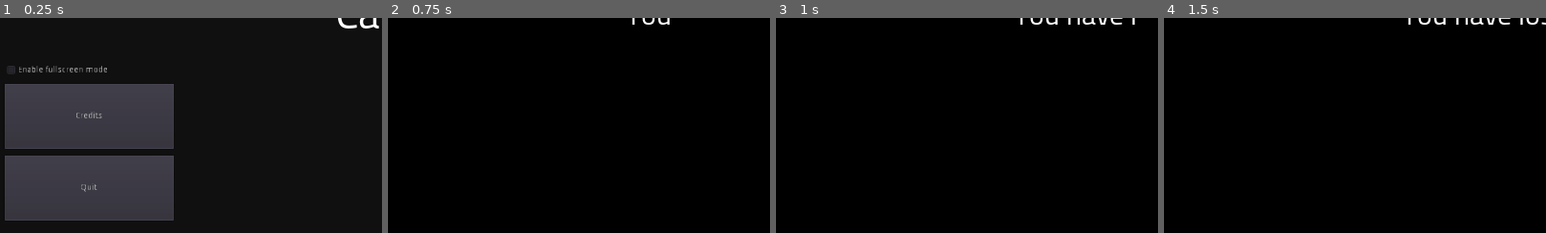
Above: before the commit, frames 1-4 (left to right).
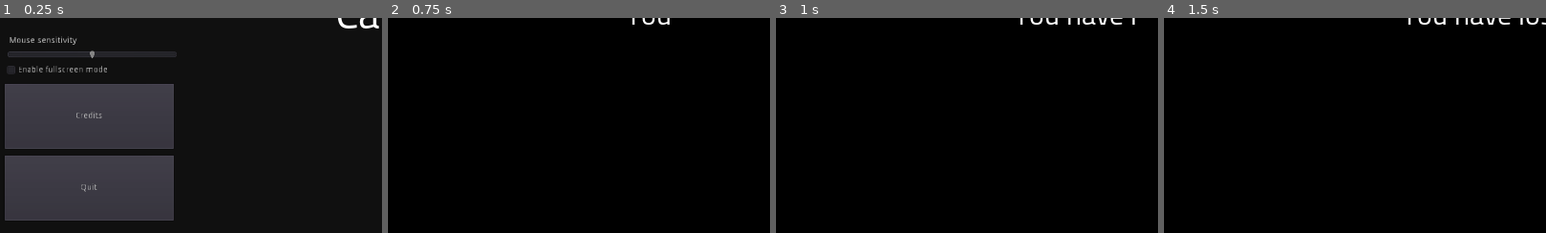
Above: after the commit, the same moments.

Repository: toolness/cat-in-the-coop
Game: Godot game, scene res://Menu.tscn
Two runs of this game, one before a commit and one after it. Both use one fixed random seed, a clock stepped at 60 frames per second and the inputs below.
Inputs (mouse positions are % of the whole screen's width and height, from its top left):
- Up to frame 1 (0.25 s): no input
- Up to frame 2 (0.75 s): click "Start game" at 0.5 s
- Up to frame 3 (1 s): no input
- Up to frame 4 (1.5 s): move the mouse to (55, 50) at 1.27 s; hold W (movement_forward) from 1.28 s (still down); click (55, 50) at 1.35 s
The pictures show only the part of the screen within x 1-51%, y 50-100%; the shares and areas given below are measured in that part.

The runs differ from the first frame. In frame 1, 1.1% of the frame differs, in the area x 2-47%, y 8-19%; in frame 2, nothing differs; in frame 3, nothing differs; in frame 4, nothing differs.

Commit message:
Add player config, mouse sensitivity slider.

Diff:
--- a/Menu.gd
+++ b/Menu.gd
@@ -7,11 +7,13 @@
 onready var start_button = $StartGameButton
 onready var title = $Title
 onready var quit_button = $QuitGameButton
+onready var mouse_slider = $MouseSlider
 var activate_start_time = 0
 signal continue_game
 
 # Called when the node enters the scene tree for the first time.
 func _ready():
+	mouse_slider.value = PlayerConfig.mouse_sensitivity
 	if OS.get_name() == "HTML5":
 		quit_button.visible = false
 
@@ -61,3 +63,7 @@
 
 func _on_FullscreenCheckbox_toggled(is_toggled):
 	OS.window_fullscreen = is_toggled
+
+
+func _on_MouseSlider_value_changed(value: float):
+	PlayerConfig.mouse_sensitivity = int(value)
--- a/Menu.tscn
+++ b/Menu.tscn
@@ -125,6 +125,9 @@
 margin_right = 318.0
 margin_bottom = 95.0
 text = "a game by T-Sub Squiggle"
+__meta__ = {
+"_edit_use_anchors_": false
+}
 
 [node name="FullscreenCheckbox" type="CheckBox" parent="."]
 margin_left = 21.0
@@ -135,7 +138,27 @@
 __meta__ = {
 "_edit_use_anchors_": false
 }
+
+[node name="MouseSliderLabel" type="Label" parent="."]
+margin_left = 30.0
+margin_top = 390.5
+margin_right = 207.0
+margin_bottom = 408.5
+text = "Mouse sensitivity"
+__meta__ = {
+"_edit_use_anchors_": false
+}
+
+[node name="MouseSlider" type="HSlider" parent="."]
+margin_left = 27.0
+margin_top = 413.0
+margin_right = 311.0
+margin_bottom = 429.0
+__meta__ = {
+"_edit_use_anchors_": false
+}
 [connection signal="pressed" from="StartGameButton" to="." method="_on_StartGameButton_pressed"]
 [connection signal="pressed" from="CreditsButton" to="." method="_on_CreditsButton_pressed"]
 [connection signal="pressed" from="QuitGameButton" to="." method="_on_QuitGameButton_pressed"]
 [connection signal="toggled" from="FullscreenCheckbox" to="." method="_on_FullscreenCheckbox_toggled"]
+[connection signal="value_changed" from="MouseSlider" to="." method="_on_MouseSlider_value_changed"]
--- a/Player.gd
+++ b/Player.gd
@@ -22,8 +22,6 @@
 var starting_position
 var starting_rotation
 onready var help_text = $HelpText
-
-var MOUSE_SENSITIVITY = 0.05
 
 var JOYPAD_SENSITIVITY = 2
 var joypad
@@ -285,9 +283,10 @@
 		return
 
 	if event is InputEventMouseMotion:
+		var sensitivity = PlayerConfig.mouse_sensitivity * 0.001
 		rotate_camera(
-			event.relative.y * MOUSE_SENSITIVITY,
-			event.relative.x * MOUSE_SENSITIVITY * -1
+			event.relative.y * sensitivity,
+			event.relative.x * sensitivity * -1
 		)
 
 var simple_audio_player = preload("res://Simple_Audio_Player.tscn")
--- /dev/null
+++ b/PlayerConfig.gd
@@ -0,0 +1,31 @@
+extends Node
+
+
+onready var _config = ConfigFile.new()
+
+const DEFAULT_MOUSE_SENSITIVITY = 50
+const CONFIG_FILENAME = "user://player_config.cfg"
+
+var mouse_sensitivity: int setget set_mouse_sensitivity
+
+
+func _get_int_value(section: String, key: String, default_value: int) -> int:
+    var value = _config.get_value(section, key, default_value)
+    if value is int:
+        return value
+    return default_value
+
+
+func _set_int_value(section: String, key: String, value: int):
+    _config.set_value(section, key, value)
+    _config.save(CONFIG_FILENAME)
+
+
+func _ready():
+    _config.load(CONFIG_FILENAME)
+    mouse_sensitivity = _get_int_value("input", "mouse_sensitivity", DEFAULT_MOUSE_SENSITIVITY)
+
+
+func set_mouse_sensitivity(value: int):
+    mouse_sensitivity = value
+    _set_int_value("input", "mouse_sensitivity", value)
--- a/project.godot
+++ b/project.godot
@@ -35,6 +35,10 @@
 config/name="Godot FPS"
 run/main_scene="res://Menu.tscn"
 config/icon="res://icon.png"
+
+[autoload]
+
+PlayerConfig="*res://PlayerConfig.gd"
 
 [display]
 
